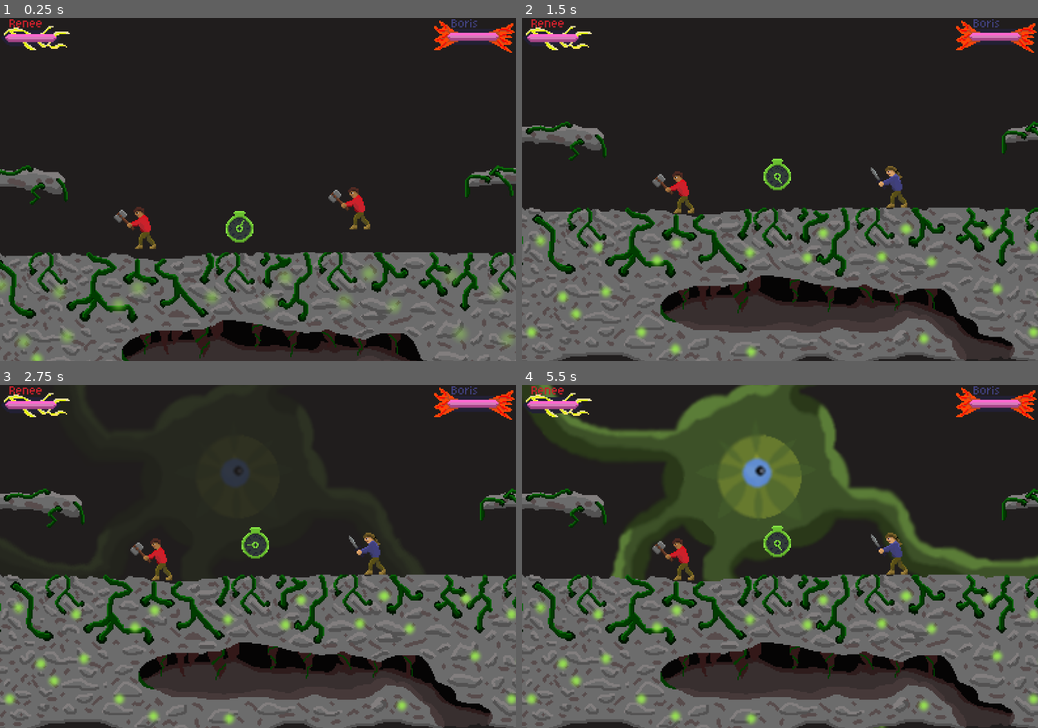
Above: before the commit, frames 1-4 (two rows, left to right).
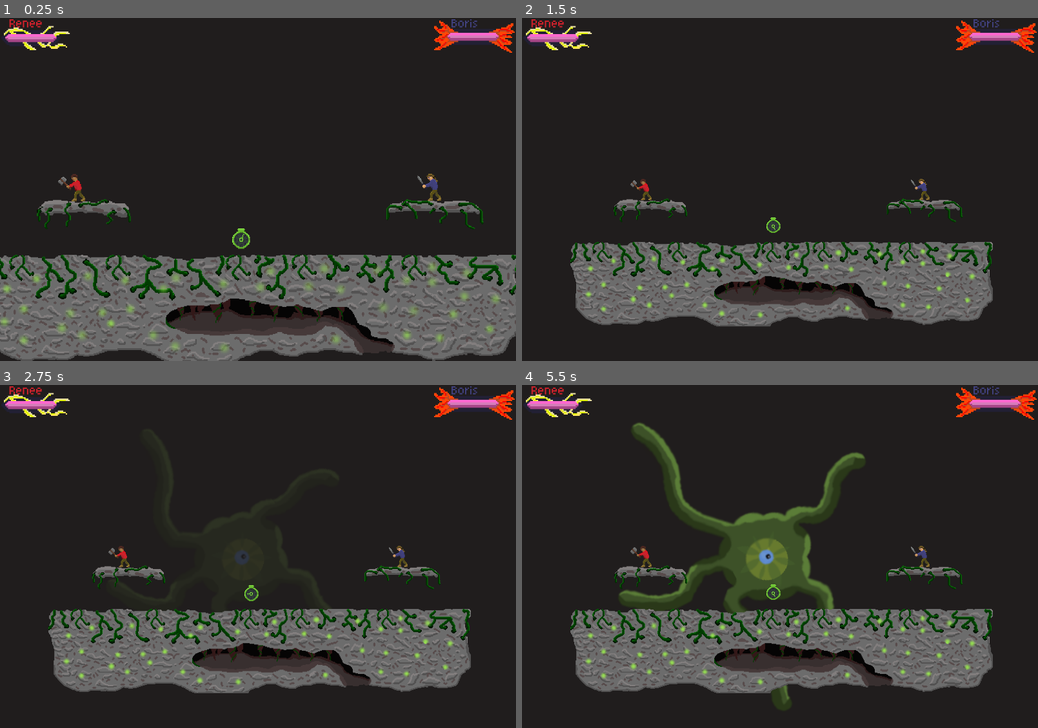
Above: after the commit, the same moments.

Repository: Justiniscoding/HavenHamilton
Game: Godot game, scene res://Scenes/game.tscn
Same seed, same stepped clock (60 frames per second), same inputs: the game is played once before the commit and once after it. Sound files missing from this copy of the repository are replaced by a short silence.
Inputs:
- Up to frame 1 (0.25 s): no input
- Up to frame 2 (1.5 s): tap Enter (Set1) at 0.5, 0.6 s; tap S (down2) at 1.35 s
- Up to frame 3 (2.75 s): hold Down (down1) from 2.03 s (still down); tap Enter (Set1) at 2.1 s
- Up to frame 4 (5.5 s): release Down (down1) at 2.78 s; tap S (down2) at 2.85, 4.35 s; tap Enter (Set1) at 3.6, 5.1 s; hold Down (down1) 4.28-5.03 s

The runs differ from the first frame. In frame 1, 22% of the frame differs, in the area x 0-100%, y 42-100%; in frame 2, 38%; in frame 3, 38%; in frame 4, 57%, in the area x 0-100%, y 0-100%.
Error in both runs: Cannot call method 'connect' on a null value. (res://Scripts/game.gd:10)

Commit message:
add death from falling off map

Diff:
--- a/Scenes/game.tscn
+++ b/Scenes/game.tscn
@@ -77,6 +77,9 @@
 "speed": 3.0
 }]
 
+[sub_resource type="RectangleShape2D" id="RectangleShape2D_o5yvi"]
+size = Vector2(2270, 446)
+
 [node name="Game" type="Node2D" unique_id=722572871]
 texture_filter = 1
 script = ExtResource("1_v158k")
@@ -116,10 +119,10 @@
 stream = ExtResource("1_wowpa")
 
 [node name="Player" parent="." unique_id=297062209 instance=ExtResource("1_ebmjs")]
-position = Vector2(93, 3)
+position = Vector2(230, -19)
 
 [node name="Player2" parent="." unique_id=1520999625 instance=ExtResource("1_ebmjs")]
-position = Vector2(-70, 18)
+position = Vector2(-191, -21)
 playerNumber = 2
 
 [node name="Camera2D" type="Camera2D" parent="." unique_id=1575957073 node_paths=PackedStringArray("player1", "player2")]
@@ -158,3 +161,9 @@
 
 [node name="TimeToken" parent="." unique_id=15822373 instance=ExtResource("3_wrm1d")]
 position = Vector2(10, 47)
+
+[node name="DeadZone" type="Area2D" parent="." unique_id=1461938756]
+
+[node name="CollisionShape2D" type="CollisionShape2D" parent="DeadZone" unique_id=1885802739]
+position = Vector2(-55, 611)
+shape = SubResource("RectangleShape2D_o5yvi")
--- a/Scripts/game.gd
+++ b/Scripts/game.gd
@@ -28,11 +28,16 @@
 		add_child(timeToken)
 		timeToken.position.x = (randf() * 550) - 275
 		timeToken.position.y = 50
-		timePerToken = 8 + randf() * 4
+		timePerToken = 10 + randf() * 8
 	startDelay -= delta
 
 	if startDelay <= 0:
 		$"Time Demon".modulate.a += (delta) * 0.25
+		$"Time Demon".rotation_degrees += delta * 5
 
-		if $"Time Demon".modulate.a >= 1:
-			set_process(false)
+	if $DeadZone.has_overlapping_bodies():
+		for body in $DeadZone.get_overlapping_bodies():
+			if body.name == "Player":
+				get_tree().change_scene_to_file("res://Scenes/ReneeWins.tscn")
+			if body.name == "Player2":
+				get_tree().change_scene_to_file("res://Scenes/BorrisWins.tscn")
--- a/Scripts/lightning.gd
+++ b/Scripts/lightning.gd
@@ -10,8 +10,8 @@
 		for body in get_overlapping_bodies():
 			if body.name == "Player" and not didStunm:
 				didStunm = true
-				Global.remove_hp(1, 10)
-				body.stun.reset(60)
+				Global.remove_hp(1, 5)
+				body.stun.reset(45)
 
 	if not $AnimatedSprite2D.is_playing():
 		queue_free()
--- a/Scripts/player.gd
+++ b/Scripts/player.gd
@@ -63,12 +63,12 @@
 	range2 = {
 		charge = 3,
 		attack = 12,
-		cooldown = 6
+		cooldown = 36
 	},
 	range1 = {
 		charge = 7,
 		attack = 24,
-		cooldown = 36
+		cooldown = 10
 	}
 }
 
@@ -84,6 +84,8 @@
 
 	# fixes shader param issue
 	$AnimatedSprite2D.material = $AnimatedSprite2D.material.duplicate()
+
+	$AnimatedSprite2D.play("idle" + pnum)
 
 func getCollider():
 	if $Weapon.has_overlapping_bodies():
--- a/project.godot
+++ b/project.godot
@@ -26,7 +26,7 @@
 window/size/window_width_override=1526
 window/size/window_height_override=1024
 window/stretch/mode="canvas_items"
-window/stretch/aspect="expand"
+window/stretch/aspect="keep_width"
 
 [input]
 
